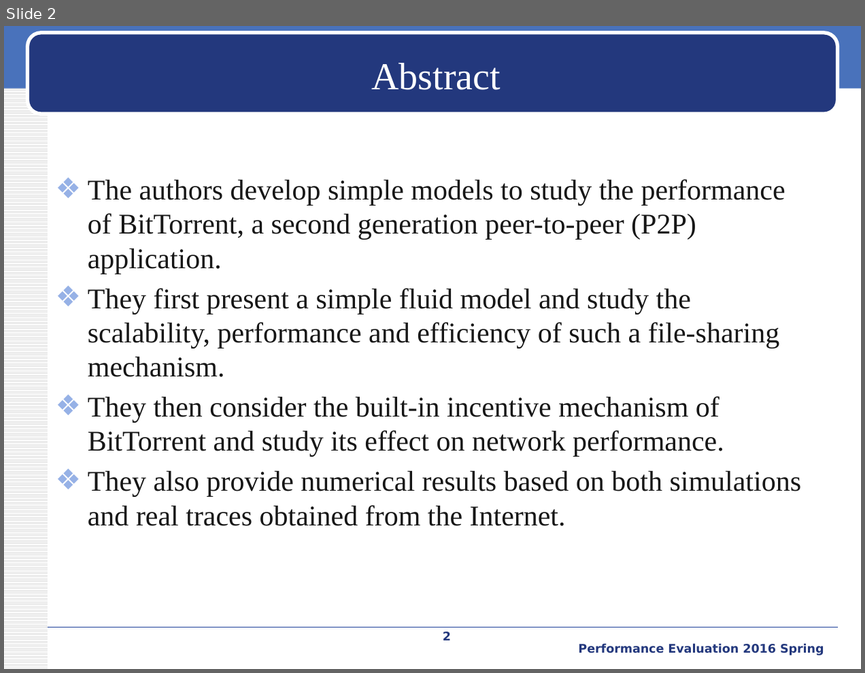
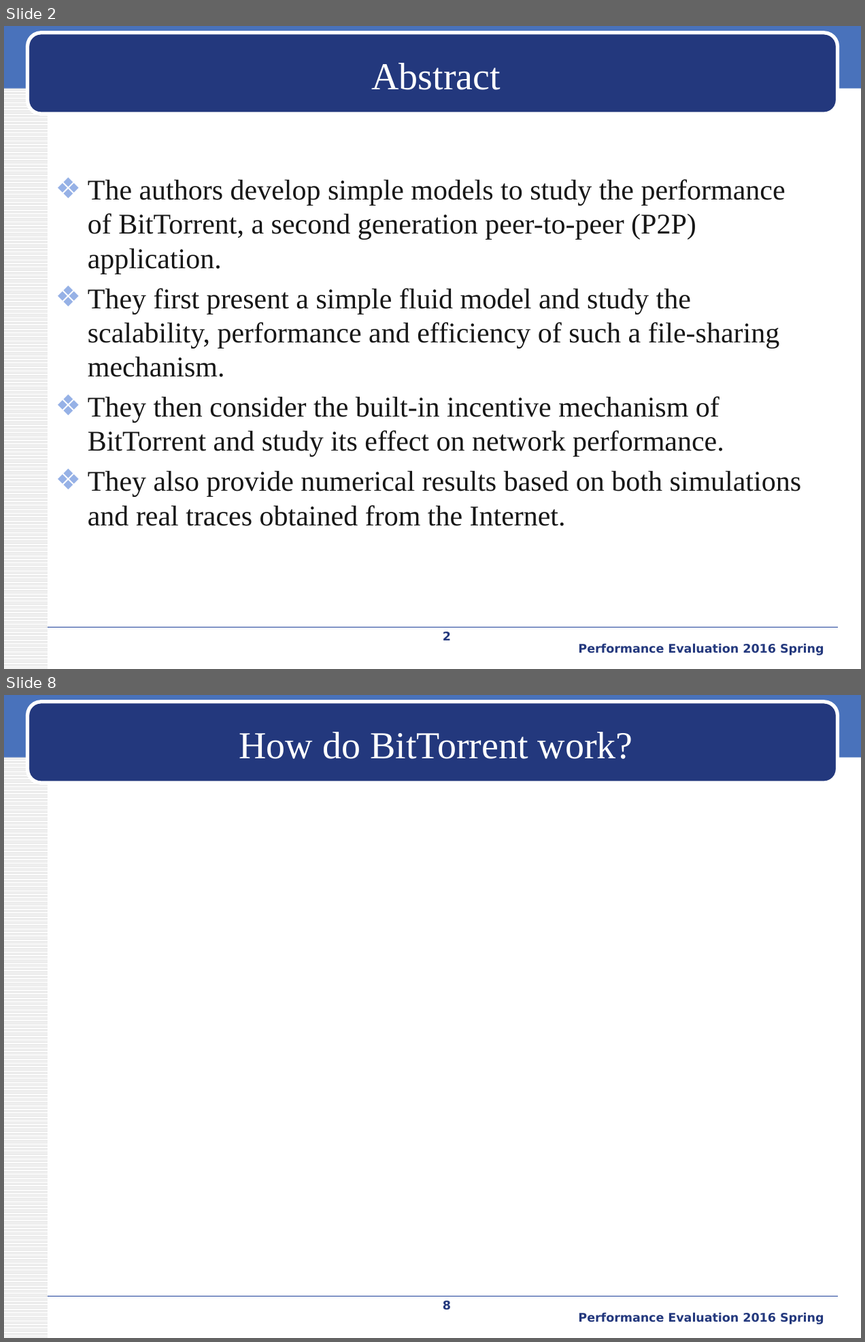
Before and after one commit to iamyuanchung/PE_104_2, a slide deck: final/BT-like-peer2peer.pptx. Shown one above the other, each under a label of ours: slide 2 before the commit, slides 2 and 8 after it; the slides between them are not shown. The pictures are 865x673 and 865x1342 pixels, drawn with LibreOffice and Linux fonts; fonts in the diff are those of the drawing; background and template pictures are left out. Boxes give left, top, right and bottom in pixels: in the first picture for what was removed or moved away, otherwise in the second. Text is boxed around its words. In the diff, an @@ line names an element or a change of style, - is before the commit and + after.

```diff
--- a/final/BT-like-peer2peer.pptx
+++ b/final/BT-like-peer2peer.pptx
@@ slide 8 added at [4, 695, 861, 1338], background #FFFFFF; not listed: 4 template elements that a slide beside it also shows @@
@@ title added at [239, 732, 633, 759], 32 pt, text #FFFFFF @@
+How do BitTorrent work?
@@ page number added at [443, 1300, 451, 1312], 10 pt, text #23387D, bold @@
+8
@@ text added at [578, 1312, 824, 1324], 10 pt, text #23387D, bold @@
+Performance Evaluation 2016 Spring
```
Also in this commit, not shown: 1 slide changed, 4 other slides added.
